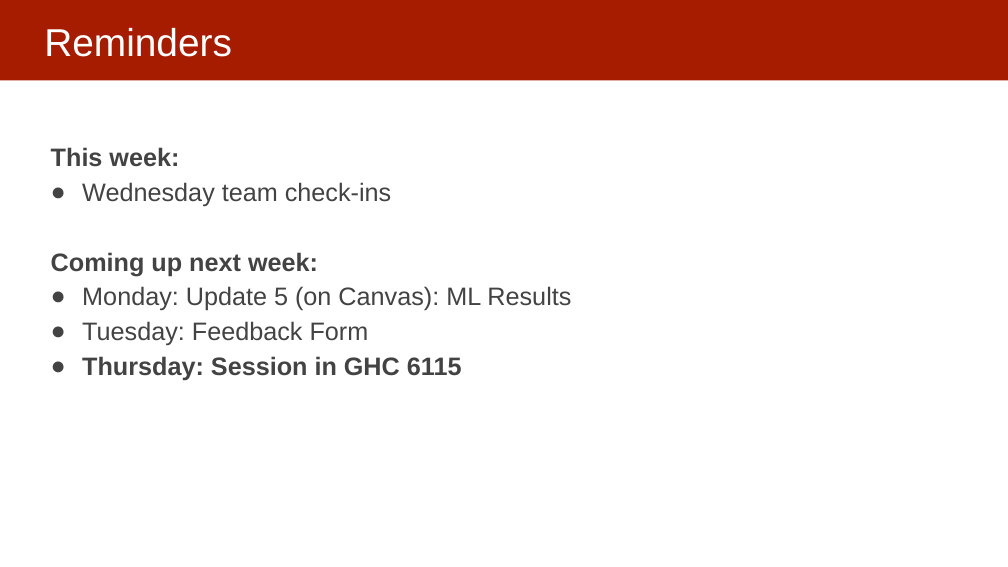
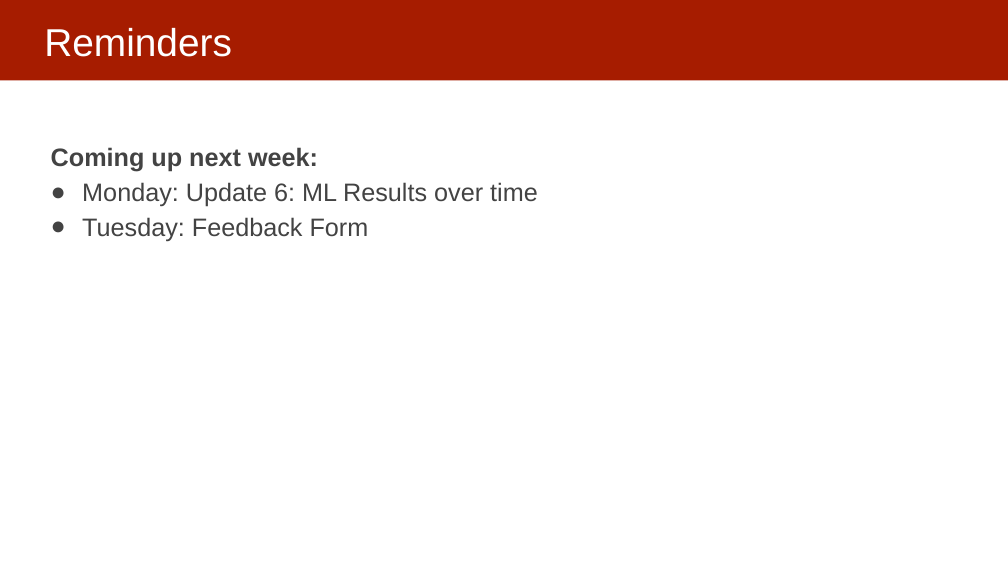
Before and after one commit to dssg/mlforpublicpolicylab, a slide deck: slide 2 of Lectures/15-ml-in-practice-and-model-selection-part-3.pptx. Drawn at 1008x567 pixels with LibreOffice and Linux fonts; fonts in the diff are those of the drawing. Boxes give left, top, right and bottom in pixels: in the first picture for what was removed or moved away, otherwise in the second. Text is boxed around its words. In the diff, an @@ line names an element or a change of style, - is before the commit and + after.

```diff
--- a/Lectures/15-ml-in-practice-and-model-selection-part-3.pptx
+++ b/Lectures/15-ml-in-practice-and-model-selection-part-3.pptx
@@ text at [51,147,391,207]: paragraphs removed @@
-This week:
-● Wednesday team check-ins
@@ text at [82,182,538,207]: text changed @@
-● Monday: Update 5 (on Canvas): ML Results
+● Monday: Update 6: ML Results over time
@@ text at [82,356,462,381]: paragraph removed @@
-● Thursday: Session in GHC 6115
```
Also in this commit, not shown: 1 other slide changed, 1 slide added, 19 slides removed.
